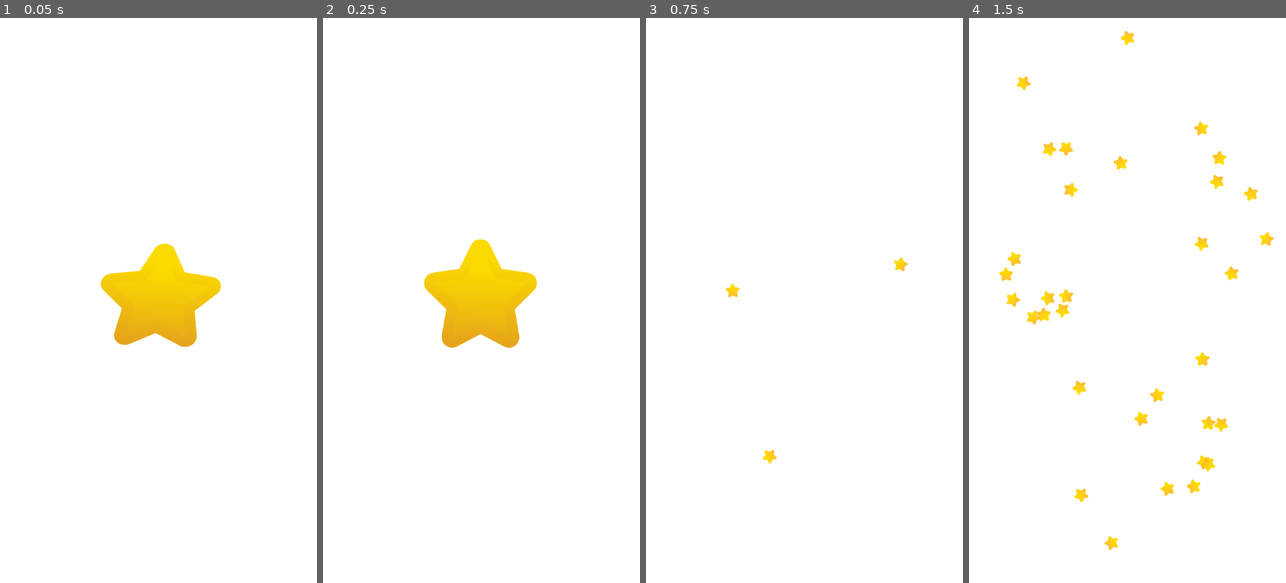
Above: before the commit, frames 1-4 (left to right).
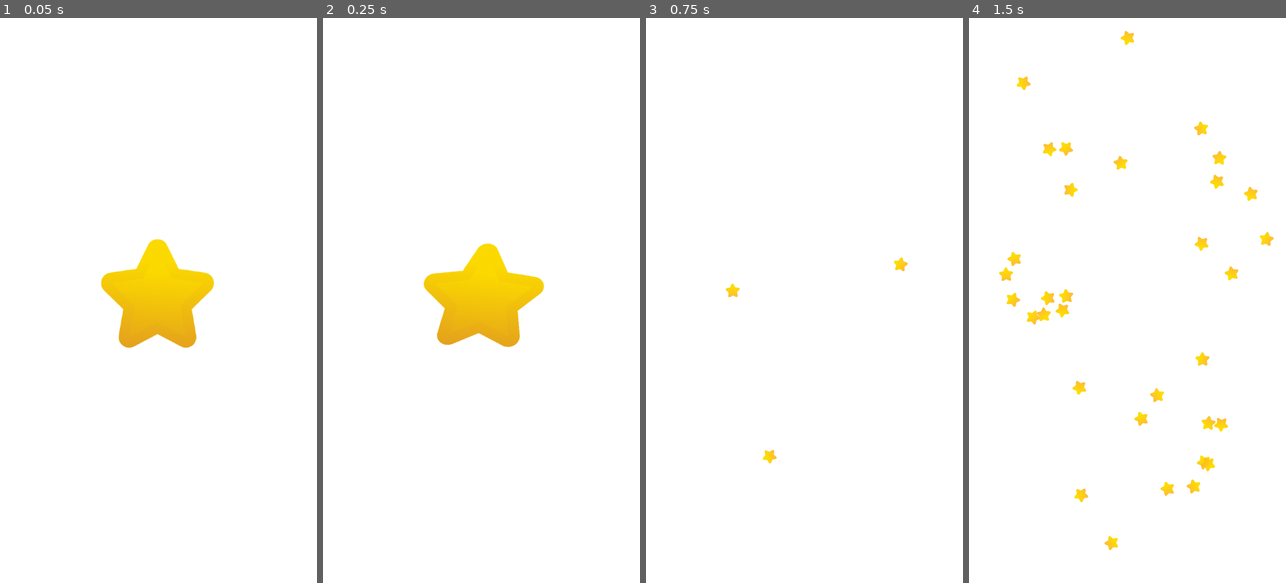
Above: after the commit, the same moments.

Repository: pompipi/stuh
Game: Godot game, scene res://Main.tscn
The game is run twice, just before and just after one commit, with the same random seed, the same clock (stepped at 60 frames per second) and the same inputs.
Inputs (mouse positions are in pixels of both pictures, inside the frame that each line leads up to):
- Up to frame 1 (0.05 s): no input
- Up to frame 2 (0.25 s): no input
- Up to frame 3 (0.75 s): move the mouse to (804, 294) at 0.52 s; click (804, 294) at 0.67 s
- Up to frame 4 (1.5 s): move the mouse to (1064, 328) at 1.27 s; click (1064, 328) at 1.42 s

The runs differ from the first frame. In frame 1, 0.7% of the frame differs, in the area x 31-70%, y 39-59%; in frame 2, 0.7%; in frame 3, nothing differs; in frame 4, nothing differs.

Commit message:
minor tweaks

Diff:
--- a/Player.gd
+++ b/Player.gd
@@ -21,6 +21,7 @@
 
 func run():
 	bursting = true
+	print("click")
 	$SoundClicked.play()
 
 	$AnimatedSprite.hide()
--- a/Player.tscn
+++ b/Player.tscn
@@ -46,14 +46,14 @@
 "name": "motorbike",
 "speed": 5.0
 }, {
+"frames": [ ExtResource( 1 ), ExtResource( 4 ) ],
+"loop": true,
+"name": "star",
+"speed": 5.0
+}, {
 "frames": [ ExtResource( 5 ), ExtResource( 6 ) ],
 "loop": true,
 "name": "turtle",
-"speed": 5.0
-}, {
-"frames": [ ExtResource( 1 ), ExtResource( 4 ) ],
-"loop": true,
-"name": "star",
 "speed": 5.0
 } ]
 
@@ -82,11 +82,9 @@
 scale = Vector2( 0.732787, 0.732787 )
 frames = SubResource( 3 )
 animation = "star"
-frame = 1
 playing = true
 
 [node name="CollisionShape2D" type="CollisionShape2D" parent="."]
-visible = false
 position = Vector2( -6.34961, -6.34961 )
 shape = SubResource( 4 )
 
Not shown, changed: README.md
